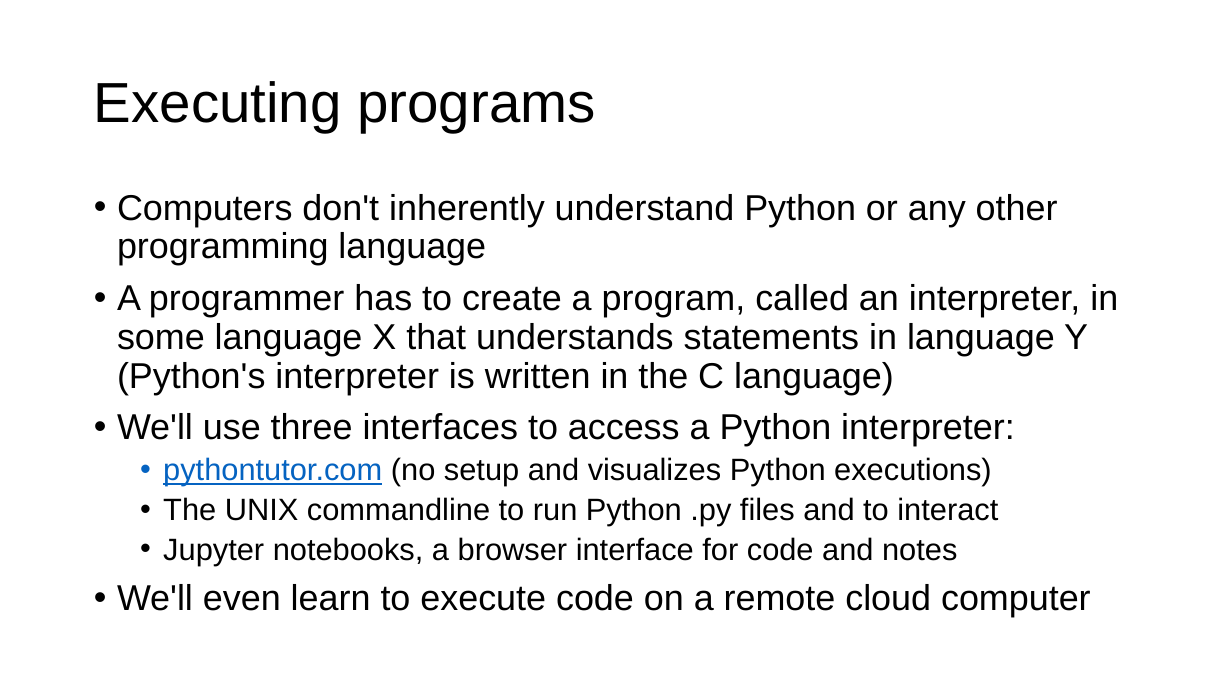
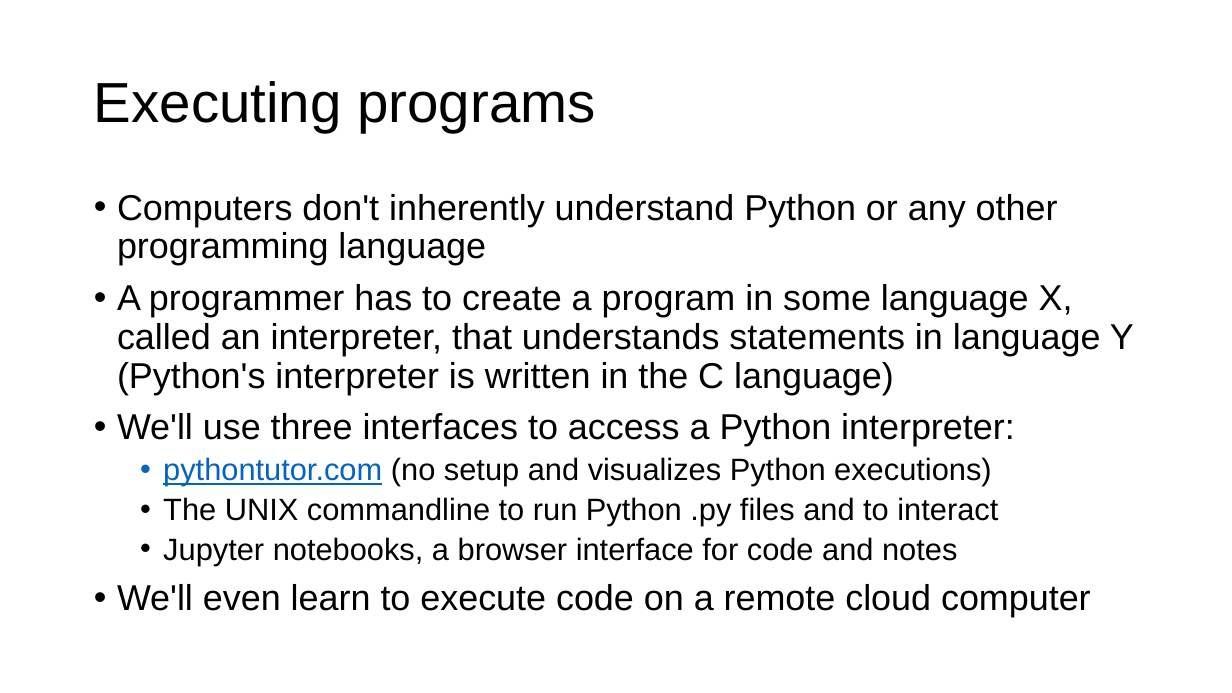
Before and after one commit to parrt/msds501, a slide deck: slide 2 of slides/overview.pptx (slide 3 before the commit). Drawn at 1232x693 pixels with LibreOffice and Linux fonts; fonts in the diff are those of the drawing; background and template pictures are left out. Boxes give left, top, right and bottom in pixels: in the first picture for what was removed or moved away, otherwise in the second. Text is boxed around its words. In the diff, an @@ line names an element or a change of style, - is before the commit and + after.

```diff
--- a/slides/overview.pptx
+++ b/slides/overview.pptx
@@ text at [117, 284, 1134, 395]: text changed @@
-• A programmer has to create a program, called an interpreter, in some language X that understands statements in language Y (Python's interpreter is written in the C language)
+• A programmer has to create a program in some language X, called an interpreter, that understands statements in language Y (Python's interpreter is written in the C language)
```
Also in this commit, not shown: 1 other slide changed, 1 slide added, 2 slides removed, 2 other files.
